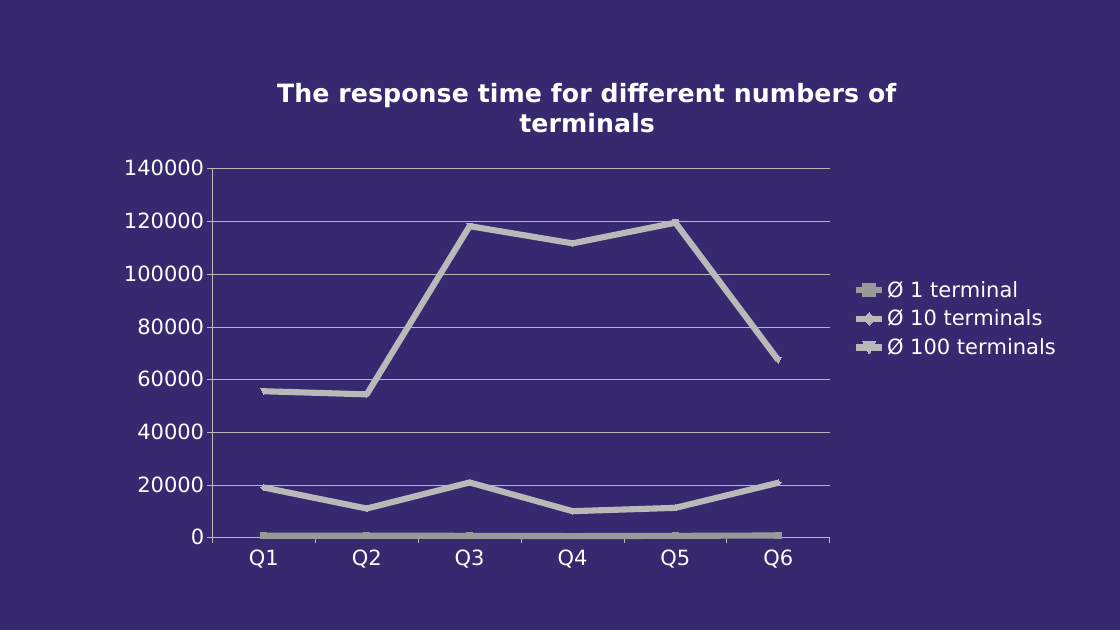
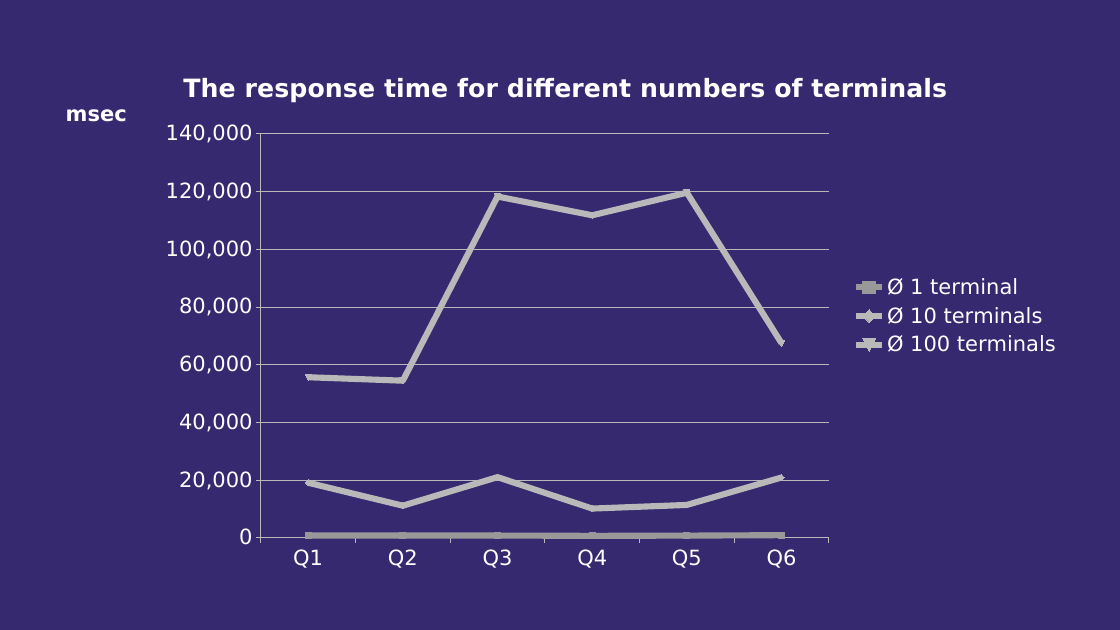
Before and after one commit to safiscet/SE-DBS-15-16, a slide deck: slide 5 of Abgabe/Presentation.pptx. Drawn at 1120x630 pixels with LibreOffice and Linux fonts; fonts in the diff are those of the drawing; background and template pictures are left out. Boxes give left, top, right and bottom in pixels: in the first picture for what was removed or moved away, otherwise in the second. Text is boxed around its words. In the diff, an @@ line names an element or a change of style, - is before the commit and + after.

```diff
--- a/Abgabe/Presentation.pptx
+++ b/Abgabe/Presentation.pptx
@@ line chart at box(62, 51, 1070, 581) @@
@@ value axis title "" to "msec" @@
@@ value axis changed @@
@@ line chart: place and size @@
-line chart at box(105, 56, 1070, 581)
+line chart at box(62, 51, 1070, 581)
```
Also in this commit, not shown: 1 other slide changed.
